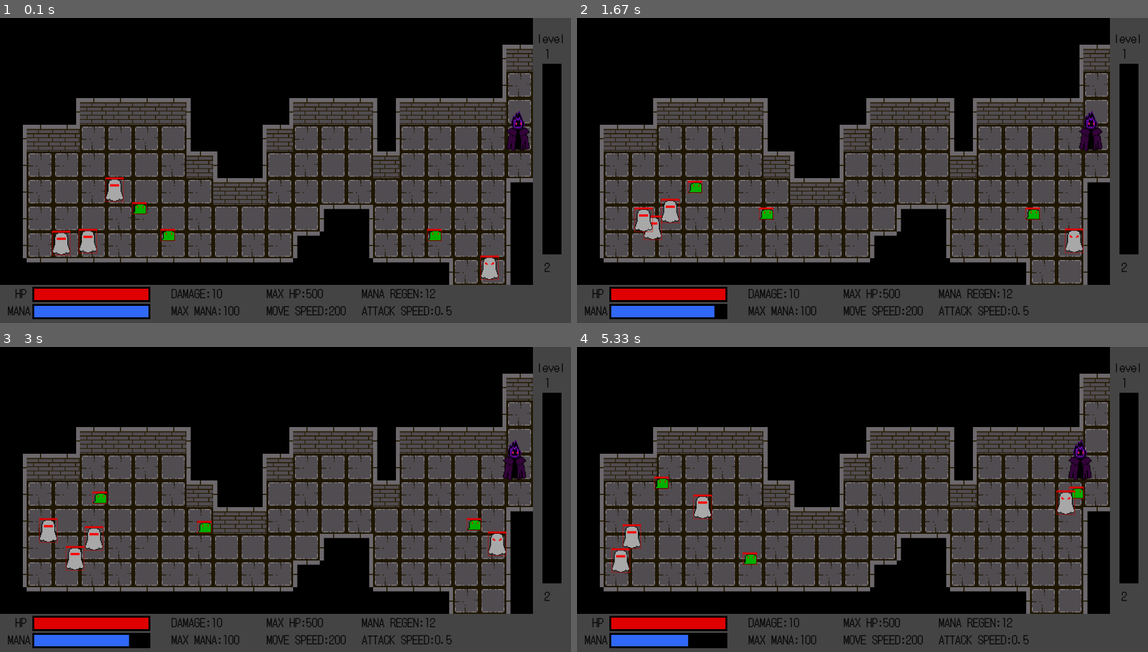
Above: before the commit, frames 1-4 (two rows, left to right).
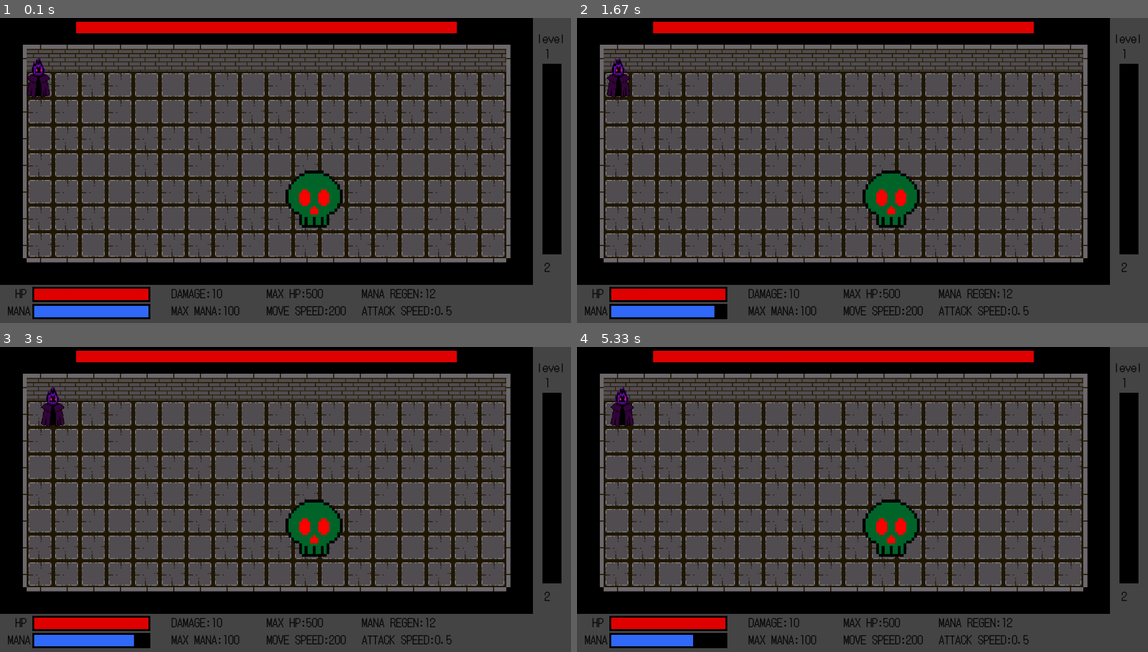
Above: after the commit, the same moments.

Repository: philogamer/pygame1
Game: pygame game, started from code.py
Two runs of this game, one before a commit and one after it. Both use one fixed random seed, a clock stepped at 60 frames per second and the inputs below.
Inputs:
- Up to frame 1 (0.1 s): no input
- Up to frame 2 (1.67 s): hold Right 0.33-0.8 s; hold Right 0.83-1.3 s; hold D 0.83-1.3 s; hold Left from 1.33 s (still down); hold A from 1.33 s (still down)
- Up to frame 3 (3 s): release Left at 1.87 s; release A at 1.87 s; hold Left 1.9-2.3 s; hold A 1.9-2.3 s; hold Right 2.33-2.97 s; hold D 2.33-2.97 s
- Up to frame 4 (5.33 s): hold Left 3-3.47 s; hold A 3-3.47 s; hold Right 3.5-3.97 s; hold D 3.5-3.97 s; hold Right 4-4.47 s; hold D 4-4.47 s; hold Left 4.5-5.03 s; hold A 4.5-5.03 s; hold Left from 5.07 s (still down); hold A from 5.07 s (still down)

The runs differ from the first frame. In frame 1, 33% of the frame differs, in the area x 4-94%, y 1-88%; in frame 2, 34%; in frame 3, 34%; in frame 4, 34%, in the area x 4-94%, y 1-99%.

Commit message:
make boss map and boss takedame
make the class of boss and the stat of it, add the condition to born boss in game, and make a map that just for boss

Diff:
--- a/code.py
+++ b/code.py
@@ -22,12 +22,6 @@
         self.x=(xy-xy%10)/10*70
         if type=='W':
             self.img='assets/wall.png'
-        elif type=='CL':
-            self.img='assets/CL.png'
-        elif type=='CR':
-            self.img='assets/CR.png'
-        elif type=='CRL':
-            self.img='assets/CRL.png'
         elif type=='F':
             gacha=random.randint(1,3)
             if gacha==1:
@@ -290,7 +284,49 @@
         self.rect=pygame.Rect(self.x,self.y,30,30)
     def draw(self,screen):
         screen.blit(self.img,(self.x,self.y))
-
+class Boss:
+    def __init__(self,buff):
+        self.x=750
+        self.y=400
+        self.hp=280*(1+0.09*buff)
+        self.maxhp=280*(1+0.09*buff)
+        self.speed=65*(1+0.15*buff)
+        self.cooldown=1.8
+        self.dmg=20**(1+0.09*buff)
+        self.img='assets/skull.png'
+        self.w=150
+        self.h=150
+        self.img=pygame.image.load(self.img).convert_alpha()
+        self.img=pygame.transform.scale(self.img,(self.w,self.h))
+        self.rect=pygame.Rect(self.x,self.y,self.w,self.h)
+        self.targetx=self.x
+        self.targety=self.y
+        self.takedame=False
+    def draw(self,screen):
+        screen.blit(self.img,(self.x,self.y))
+        pygame.draw.rect(screen,(112,112,112),pygame.Rect(200,10,1000,30))
+        pygame.draw.rect(screen,(225,0,0),pygame.Rect(200,10,self.hp*1000/self.maxhp,30))
+    def move(self,dt):
+        dx=self.targetx-self.x
+        self.direction='right' if dx>0 else 'left'
+        dy=self.targety-self.y
+        distance=math.hypot(dx,dy)
+        if self.speed*dt>=distance:
+            self.x=self.targetx
+            self.y=self.targety
+        else:
+            self.x+=dx/distance*self.speed*dt
+            self.y+=dy/distance*self.speed*dt
+        if self.x<70:
+            self.x=70
+        if self.x>(1400-70-self.w):
+            self.x=(1400-70-self.w)
+        if self.y<70:
+            self.y=70
+        if self.y>(700-70-self.h):
+            self.y=700-70-self.h
+    def update(self):
+        self.rect=pygame.Rect(self.x,self.y,self.w,self.h)
 
 rendermap=True
 firstdoor=[]  #for save the door for next map
@@ -300,8 +336,9 @@
 enemykilled=0
 bosscount=0
 mapcount=0
-stage='play'
+stage='boss'
 player=Player()
+bosses=[]
 #Game loop
 while True:
     click=False
@@ -313,7 +350,7 @@
         if event.type==pygame.MOUSEBUTTONDOWN and event.button==1:
             click=True
             mousepos=event.pos
-    if stage=='play':
+    if stage=='normal':
         #random map logic
         if rendermap:
             player.mana=player.maxmana
@@ -640,8 +677,43 @@
                     locate.remove(i)
                     obstacle.append(Obstacle(i,'ST'))
 
+    if stage=='boss':
+        if rendermap:
+            player.put(12)
+            player.mana=player.maxmana
+            map=[]
+            obstacle=[]
+            bullets=[]
+            slashes=[]
+            wall=[]
+            slashcooldown=0
+            mapcount+=1
+            bosses.append(Boss(wave))
+            for i in range(1,199):
+                if i%10==1:
+                    wall.append(Map(i,'W'))
+                else:
+                    map.append(Map(i,'F'))
+            for i in range(1,9):
+                obstacle.append(Obstacle(i,'SR'))
+            for i in range(191,199):
+                obstacle.append(Obstacle(i,'SL'))
+            for i in range(19,199,10):
+                obstacle.append(Obstacle(i,'ST'))
+            for i in range(0,200,10):
+                obstacle.append(Obstacle(i,'V'))
+            obstacle.append(Obstacle(9,'V'))
+            obstacle.append(Obstacle(199,'V'))
+            rendermap=False
+            creeps=[]    #delete after
+
+
+
+
 
         #main character logic
+    if stage=='normal' or stage=='boss':
+        creepspeed=50*(1+0.01*wave)
         player.speed=creepspeed-10+(player.maxspeed-creepspeed)*(player.mana/player.maxmana)
         player.targetx=player.x
         player.targety=player.y
@@ -680,12 +752,19 @@
             slashcooldown=1-player.attackspeed
             for creep in creeps:
                 creep.takedame=True
+            if bosses:
+                for boss in bosses:
+                    boss.takedame=True
+
         if keys[pygame.K_RIGHT] and slashcooldown<=0 and player.mana>=6:
             player.mana-=6
             slashes.append(Slash(player.x,player.y-(107-70),'right',player.dmg))
             slashcooldown=1-player.attackspeed
             for creep in creeps:
                 creep.takedame=True
+            if bosses:
+                for boss in bosses:
+                    boss.takedame=True
         for i in slashes:
             i.present+=dt
             if i.present>=0.1:
@@ -743,14 +822,18 @@
 
 
         #creep logic
+    if stage=='normal':
         if not creeps:
-            creepsquare=random.sample(insidef,int(len(insidef)/12*(1+0.5*mapstay)))
-            mapstay+=1
             wave+=1
-            for i in creepsquare:
-                creeps.append(Creep(i,random.choice(['slime','normal']),wave))
-            creeps.append(Creep(random.choice(insidef),'elite',wave))
-        creepspeed=50*(1+0.01*wave)
+            if wave==12:
+                stage='boss'
+                rendermap=True
+            else:
+                creepsquare=random.sample(insidef,int(len(insidef)/12*(1+0.5*mapstay)))
+                mapstay+=1
+                for i in creepsquare:
+                    creeps.append(Creep(i,random.choice(['slime','normal']),wave))
+                creeps.append(Creep(random.choice(insidef),'elite',wave))
         for creep in creeps:
             if math.hypot(player.x-creep.x,player.y-creep.y)>creep.range:
                 if math.hypot(player.x-creep.x,player.y-creep.y)>creep.view or creep.notry:
@@ -1032,6 +1115,24 @@
                         player.exp+=30*(1+0.02*wave)
                     if len(creeps)==0:
                         player.exp+=30*(1+0.02*wave)
+
+        for i in goable:
+            if i.rect.colliderect(player.rect):
+                if player.x<=0 or player.x>=(1400-61) or player.y<=-((107-70)-(107-70)) or player.y>=((700-107)+(107-70)):
+                    rendermap=True
+    if stage=='boss':
+        for boss in bosses:
+            if slashes:
+                    boss.update()
+                    if boss.rect.colliderect(slash.rect) and boss.takedame:
+                        boss.hp-=slash.dmg
+                        boss.takedame=False
+                    if boss.hp<=0:
+                        bosses.remove(boss)
+                        bosscount+=1
+                        stage='normal'
+                        rendermap=True
+    if stage=='normal' or stage=='boss':
         for bullet in bullets:
             bullet.move(dt)
             bullet.update()
@@ -1052,13 +1153,10 @@
 
 
 
-        for i in goable:
-            if i.rect.colliderect(player.rect):
-                if player.x<=0 or player.x>=(1400-61) or player.y<=-((107-70)-(107-70)) or player.y>=((700-107)+(107-70)):
-                    rendermap=True
+
     if stage=='end':
         if keys[pygame.K_r]:
-            stage='play'
+            stage='normal'
             rendermap=True
             firstdoor=[]
             wave=0
@@ -1068,6 +1166,7 @@
             bosscount=0
             player=Player()
             mapcount=0
+            boss=0
 
 
 
@@ -1078,13 +1177,13 @@
 
     #draw on screen
 
-    if stage=='play':
+    if stage=='normal' or stage=='boss':
         screen.fill((70,70,70))
         for i in map:
             i.draw(screen)
+        for i in wall:
+            i.draw(screen)
         for i in obstacle:
-            i.draw(screen)
-        for i in wall:
             i.draw(screen)
         for i in creeps:
             i.draw(screen)
@@ -1101,6 +1200,8 @@
         write('level',font,(0,0,0),1410,30)
         write(str(player.level),font,(0,0,0),1430,70)
         write(str(player.level+1),font,(0,0,0),1430,630)
+        for i in bosses:
+            i.draw(screen)
         for i in bullets:
             i.draw(screen)
             pygame.draw.rect(screen,(225,0,0),i.rect,1)
Binary file added: assets/bossattack.png
